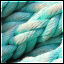
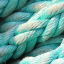
Layers edited between the first and the second 64×64 image:
removed layer "overlay" (was overlay) over [1, 1, 63, 63]
removed layer "border" over [0, 0, 64, 64]
